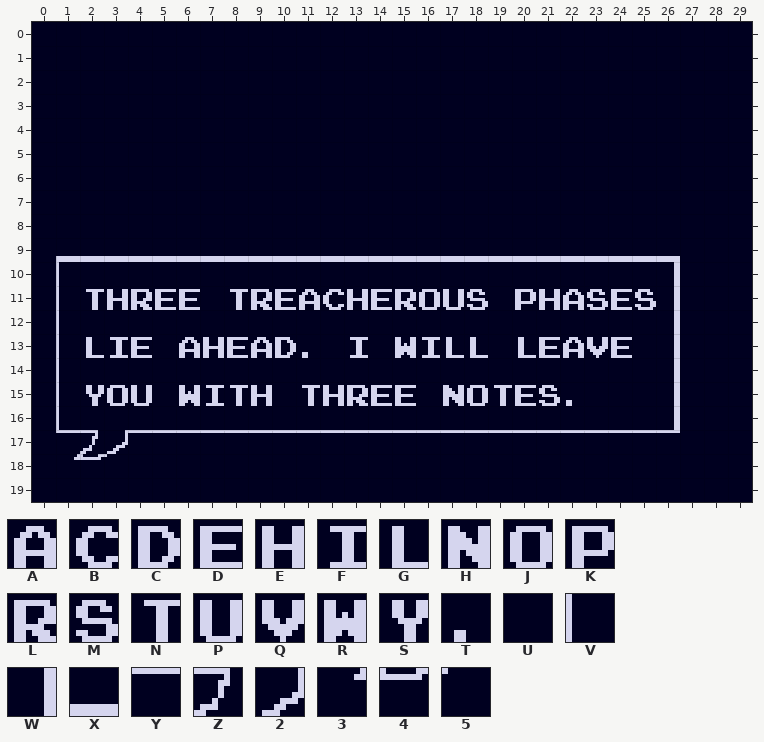
Tiled map, stored at diaFive.tmx. Above: the version before the commit.
Cells are 8x8 px. Shown: x 0..29, y 0..19.
Key: from "dialogueFont": A 96, B 98, C 99, D 100, E 103, F 104, G 107, H 128, J 129, K 130, L 132, M 133, N 134, P 135, Q 136, R 137, S 139, T 165, U 225, V 227, W 292, X 296, Y 357, Z 358, 2 359, 3 389, 4 390, 5 391.
_ is an empty cell.
Layer "Tile Layer 1" before, first column x 0:
 0 UUUUUUUUUUUUUUUUUUUUUUUUUUUUUU
 1 UUUUUUUUUUUUUUUUUUUUUUUUUUUUUU
 2 UUUUUUUUUUUUUUUUUUUUUUUUUUUUUU
 3 UUUUUUUUUUUUUUUUUUUUUUUUUUUUUU
 4 UUUUUUUUUUUUUUUUUUUUUUUUUUUUUU
 5 UUUUUUUUUUUUUUUUUUUUUUUUUUUUUU
 6 UUUUUUUUUUUUUUUUUUUUUUUUUUUUUU
 7 UUUUUUUUUUUUUUUUUUUUUUUUUUUUUU
 8 UUUUUUUUUUUUUUUUUUUUUUUUUUUUUU
 9 UXXXXXXXXXXXXXXXXXXXXXXXXXXUUU
10 UVUUUUUUUUUUUUUUUUUUUUUUUUWUUU
11 UVNELDDUNLDABEDLJPMUKEAMDMWUUU
12 UVUUUUUUUUUUUUUUUUUUUUUUUUWUUU
13 UVGFDUAEDACTUFURFGGUGDAQDUWUUU
14 UVUUUUUUUUUUUUUUUUUUUUUUUUWUUU
15 UVSJPURFNEUNELDDUHJNDMTUUUWUUU
16 UVUUUUUUUUUUUUUUUUUUUUUUUUWUUU
17 UYZ2YYYYYYYYYYYYYYYYYYYYYYYUUU
18 U345UUUUUUUUUUUUUUUUUUUUUUUUUU
19 UUUUUUUUUUUUUUUUUUUUUUUUUUUUUU
After the commit:
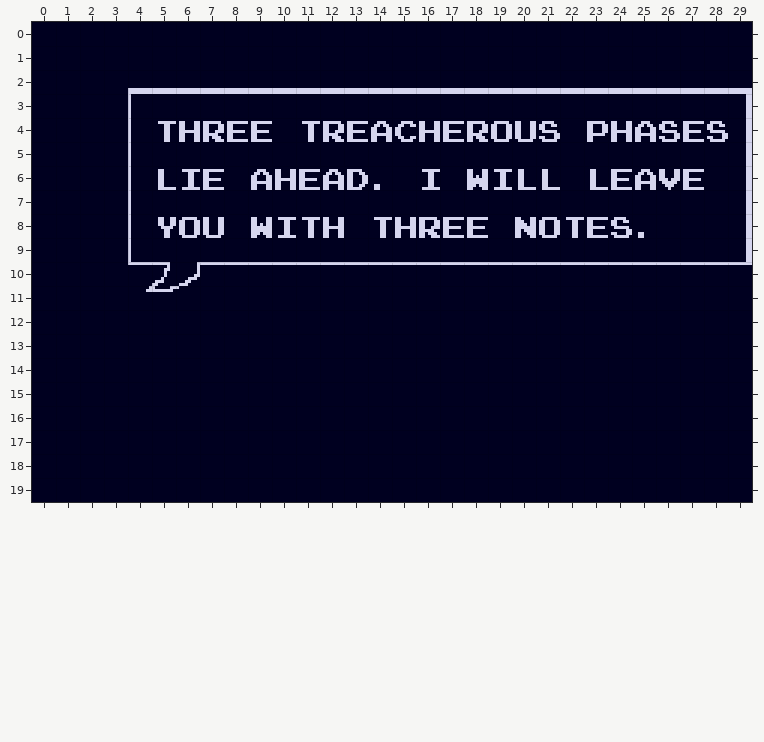
The exact change:
Changed rows in their new state; . is an unchanged cell.
Layer "Tile Layer 1":
first column x 1:
 2 ...XXXXXXXXXXXXXXXXXXXXXXXXXX
 3 ...V........................W
 4 ...VNELDD.NLDABEDLJPM.KEAMDMW
 5 ...V........................W
 6 ...VGFD.AEDACT.F.RFGG.GDAQD.W
 7 ...V........................W
 8 ...VSJP.RFNE.NELDD.HJNDMT...W
 9 UUUVUUUUUUUUUUUUUUUUUUUUUU..W
10 U..YZ2YYYYYYYYYYYYYYYYYYYYYYY
11 UUU345.UUUUUUUUUUU.UUUUUUU...
12 U........................U...
13 UUUU.UUUUUU.U.UUUU.UUUUU.U...
14 U........................U...
15 UUUU.UUUU.UUUUU.UUUUUU...U...
16 U........................U...
17 UUUUUUUUUUUUUUUUUUUUUUUUUU...
18 UUU..........................
Pixel boxes of the changes (left, top, right, bottom) in both pictures:
changed: (56, 88, 752, 460)
